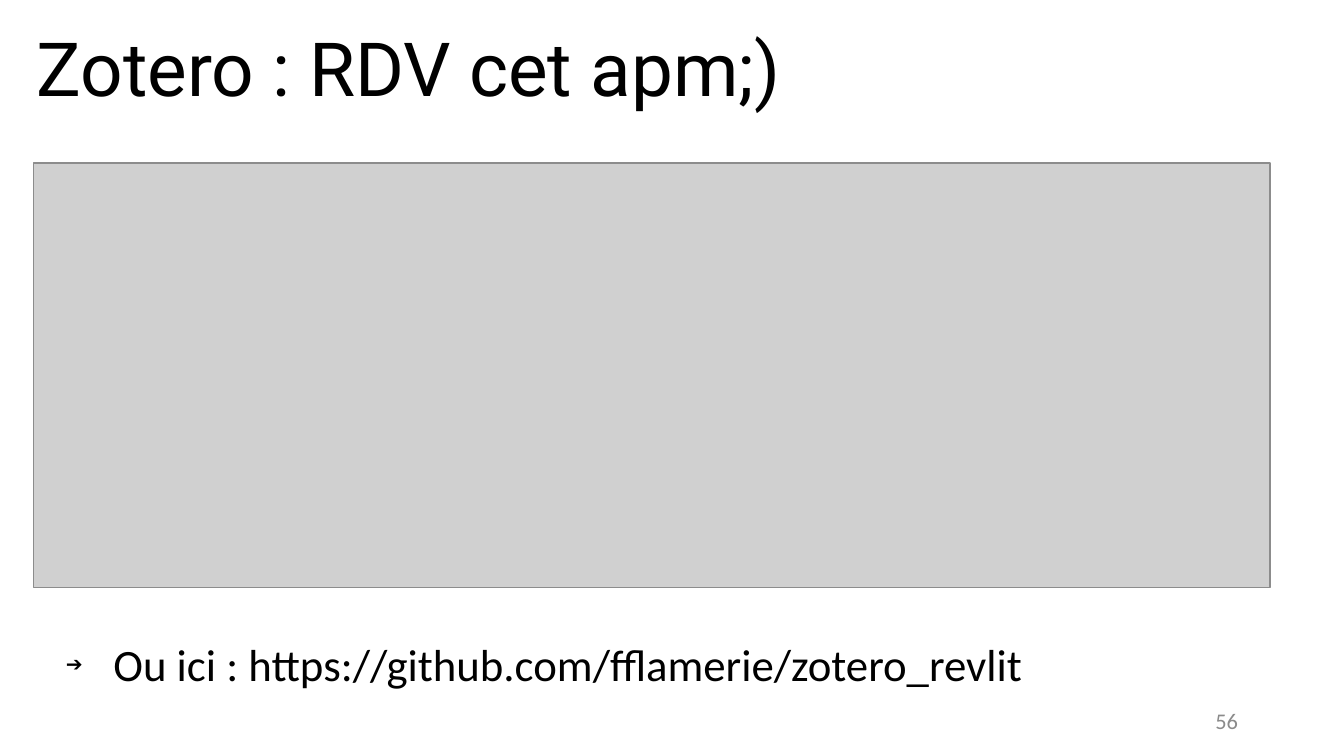
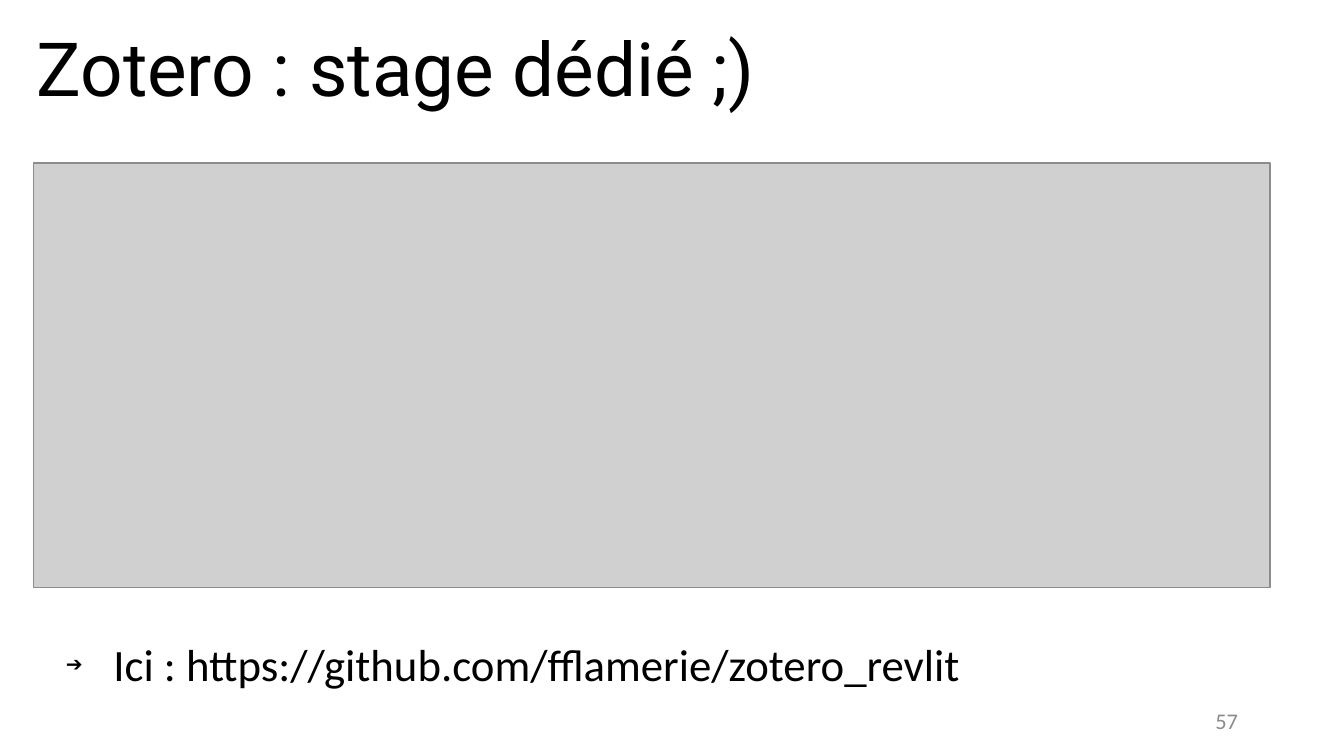
Before and after one commit to fflamerie/intro_revlit, a slide deck: slide 57 of docs/Intro_RevLit.odp (slide 56 before the commit). Drawn at 1344x756 pixels with LibreOffice and Linux fonts; fonts in the diff are those of the drawing; grey boxes stand for pictures. Boxes give left, top, right and bottom in pixels: in the first picture for what was removed or moved away, otherwise in the second. Text is boxed around its words. In the diff, an @@ line names an element or a change of style, - is before the commit and + after.

```diff
--- a/docs/Intro_RevLit.odp
+++ b/docs/Intro_RevLit.odp
@@ title at (x1=37, y1=40, x2=694, y2=112): text changed @@
-Zotero : RDV cet apm;)
+Zotero : stage dédié ;)
@@ text at (x1=113, y1=650, x2=959, y2=689): text changed @@
-➔ Ou ici : https://github.com/fflamerie/zotero_revlit
+➔ Ici : https://github.com/fflamerie/zotero_revlit
@@ page number at (x1=1215, y1=714, x2=1238, y2=729): text changed @@
-56
+57
```
Also in this commit, not shown: 32 other slides changed, 6 slides added, 5 slides removed, 11 other files.
